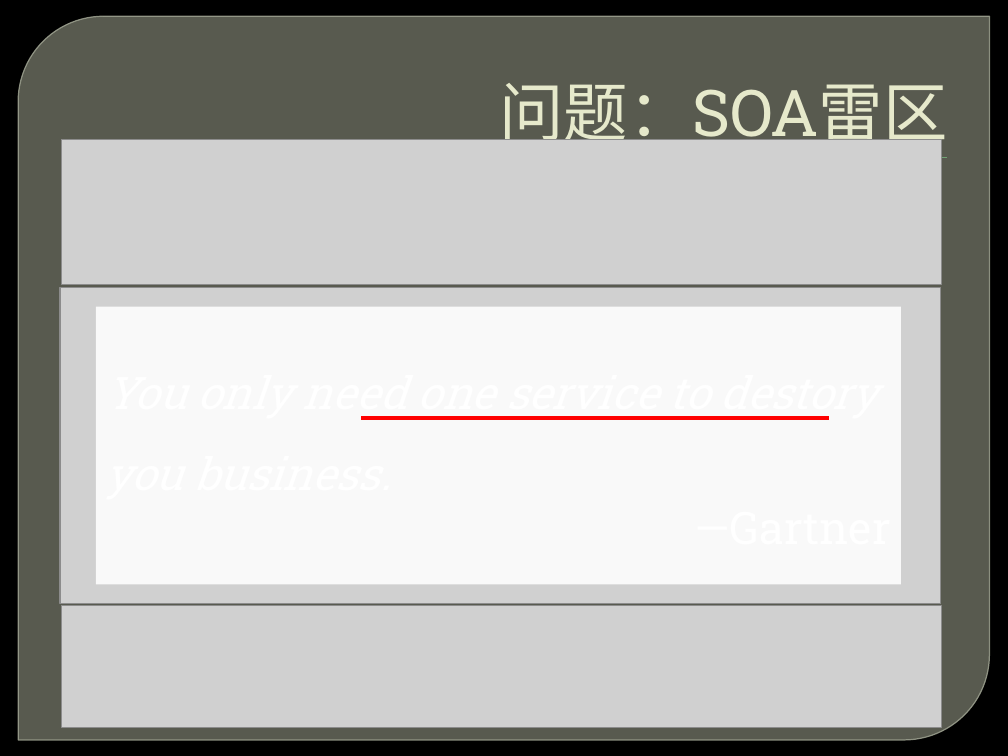
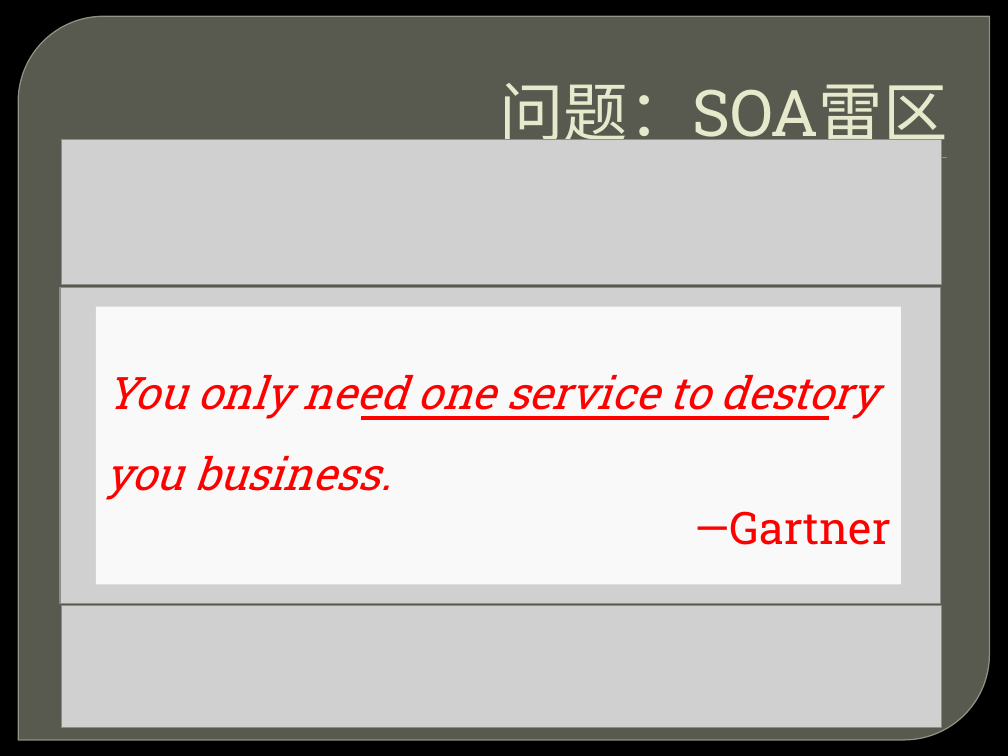
Before and after one commit to ghj1976/lecture, a slide deck: slide 12 of SOA治理与微服务/SOA治理与微服务.pptx. Drawn at 1008x756 pixels with LibreOffice and Linux fonts; fonts in the diff are those of the drawing; grey boxes stand for pictures; background and template pictures are left out. Boxes give left, top, right and bottom in pixels: in the first picture for what was removed or moved away, otherwise in the second. Text is boxed around its words. In the diff, an @@ line names an element or a change of style, - is before the commit and + after.

```diff
--- a/SOA治理与微服务/SOA治理与微服务.pptx
+++ b/SOA治理与微服务/SOA治理与微服务.pptx
@@ rectangle "You only need one service ..." at bbox=[96, 306, 901, 585]: text colour #FFFFFF to #FF0000 @@
```
Also in this commit, not shown: 7 other files.
